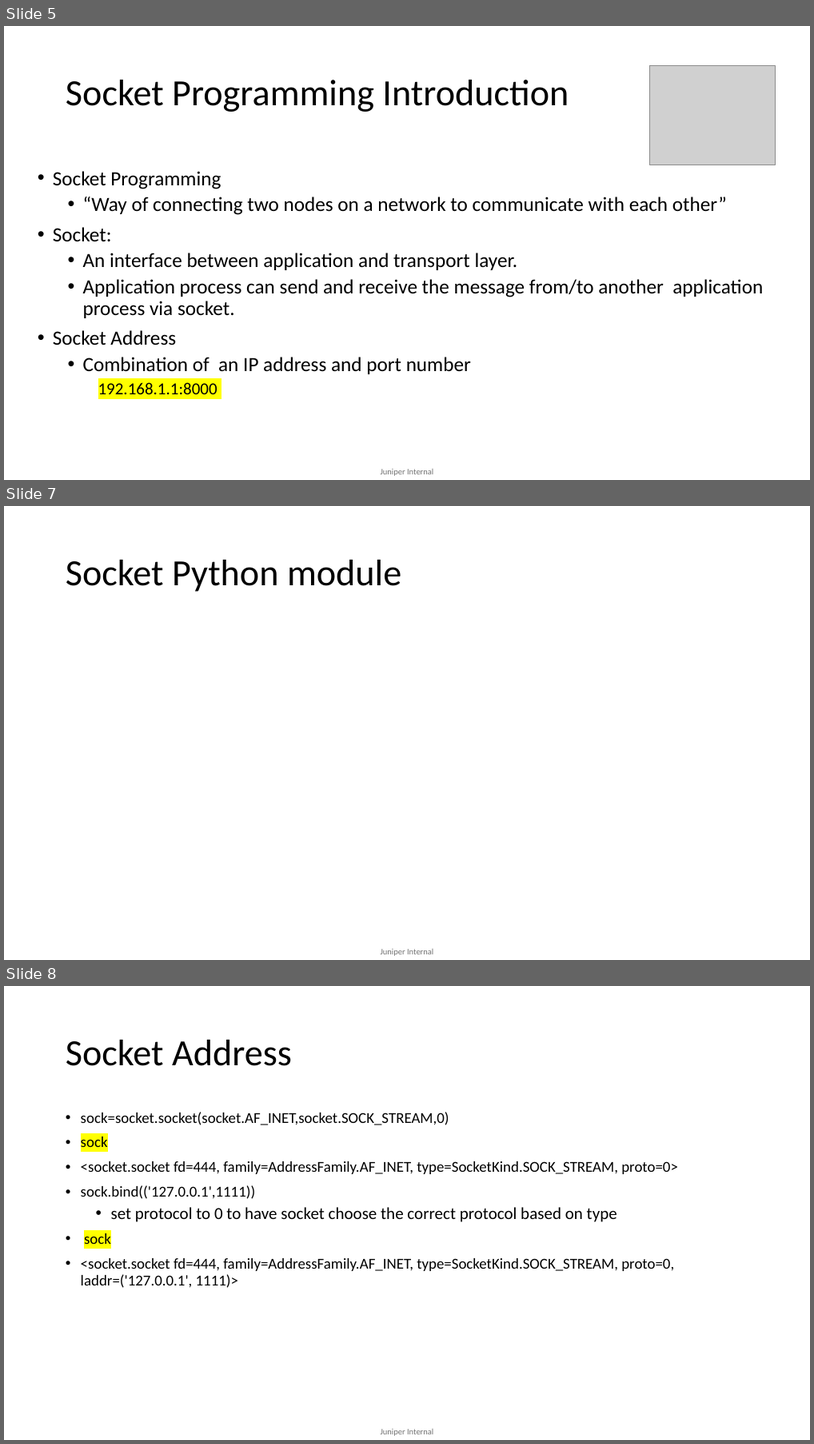
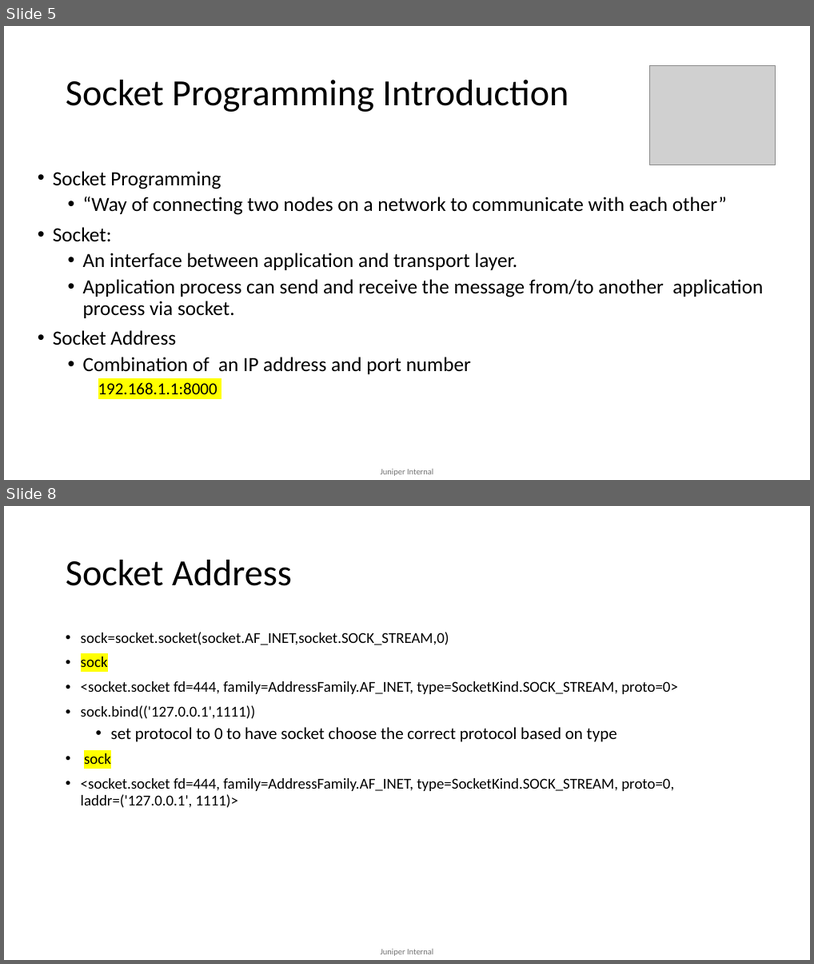
Before and after one commit to mdsathees/Network_programming, a slide deck: Socket-programming-python.pptx. Shown one above the other, each under a label of ours: slides 5, 7 and 8 before the commit, slides 5 and 8 after it; the slides between them are not shown. The pictures are 814x1444 and 814x964 pixels, drawn with LibreOffice and Linux fonts; fonts in the diff are those of the drawing; grey boxes stand for pictures. Boxes give left, top, right and bottom in pixels: in the first picture for what was removed or moved away, otherwise in the second. Text is boxed around its words. In the diff, an @@ line names an element or a change of style, - is before the commit and + after.

```diff
--- a/Socket-programming-python.pptx
+++ b/Socket-programming-python.pptx
@@ slide 7 removed at box(4, 506, 810, 960), background #FFFFFF; not listed: 1 template element that a slide beside it also shows @@
@@ title removed at box(66, 560, 402, 592) @@
-Socket Python module
```
Also in this commit, not shown: 3 slides changed, 6 slides added, 1 other slide removed.
